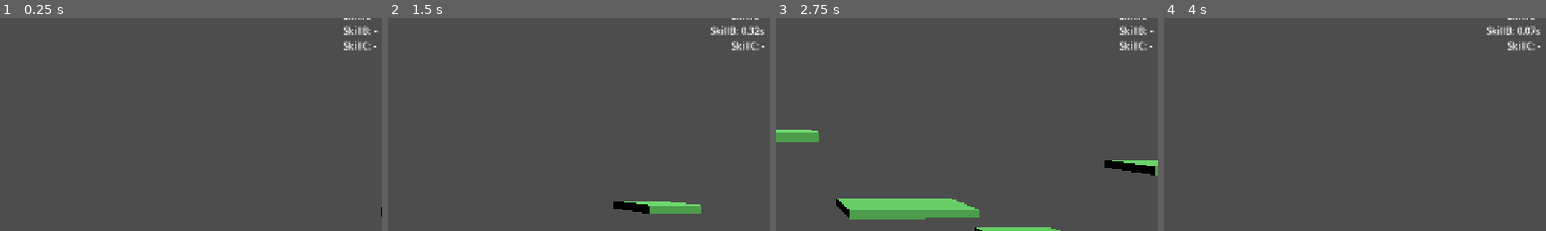
Above: before the commit, frames 1-4 (left to right).
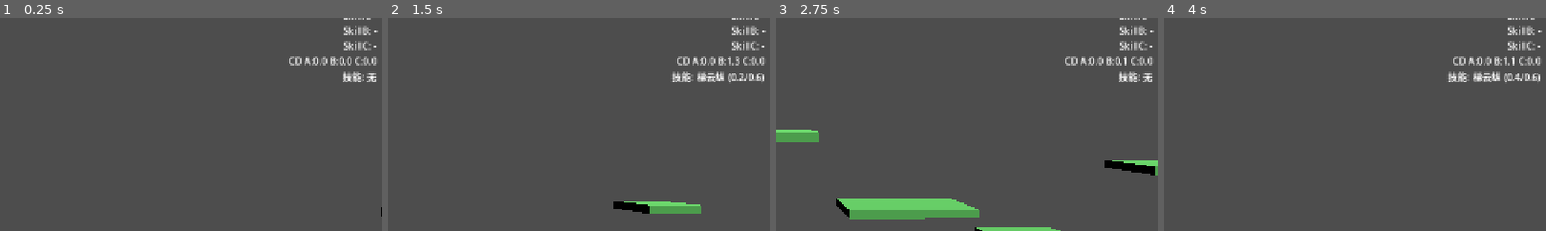
Above: after the commit, the same moments.

Repository: KStar001/GodotFly2
Game: Godot game, scene res://02scene/stage_001.tscn
Same seed, same stepped clock (60 frames per second), same inputs: the game is played once before the commit and once after it.
Inputs:
- Up to frame 1 (0.25 s): no input
- Up to frame 2 (1.5 s): click "跳跃" at 0.5 s; click "梯云纵" at 1.25 s
- Up to frame 3 (2.75 s): click "御风术" at 2 s
- Up to frame 4 (4 s): click "跳跃" at 2.75 s; click "梯云纵" at 3.5 s
The pictures show only the part of the screen within x 50-100%, y 10-60%; the shares and areas given below are measured in that part.

The runs differ from the first frame. In frame 1, 0.9% of the frame differs, in the area x 75-99%, y 17-31%; in frame 2, 1.7%, in the area x 74-99%, y 3-31%; in frame 3, 0.8%; in frame 4, 1.7%.

Commit message:
feat: 新建06ui/ui_hud.tscn+KsUIHud，UI控件从stage_001迁移统一管理

Diff:
--- /dev/null
+++ b/01code/KsUIHud.gd
@@ -0,0 +1,17 @@
+#---------------------------------------------------------------------------------------------------
+extends CanvasLayer
+class_name KsUIHud
+#---------------------------------------------------------------------------------------------------
+# 节点引用
+@onready var NodeJumpButton: Button   = $JumpButton
+@onready var NodeSkillBButton: Button = $SkillBButton
+@onready var NodeSkillCButton: Button = $SkillCButton
+@onready var NodeDebugLabel: Label    = $DebugLabel
+#---------------------------------------------------------------------------------------------------
+func _ready() -> void:
+	KsWorld.SetMainUIHud(self)
+#---------------------------------------------------------------------------------------------------
+# 更新调试文本
+func UpdateDebugText(Text: String) -> void:
+	NodeDebugLabel.text = Text
+#---------------------------------------------------------------------------------------------------
--- a/01code/KsWorld.gd
+++ b/01code/KsWorld.gd
@@ -14,6 +14,8 @@
 var CurPlayer: KsPlayer = null
 # 当前摄像机
 var CurCamera: KsCamera = null
+# 当前HUD
+var CurUIHud: KsUIHud = null
 # 输入缓冲模块
 var CompInput: KsInput = null
 #---------------------------------------------------------------------------------------------------
@@ -31,38 +33,23 @@
 	CompInput = KsInput.new()
 	add_child(CompInput)
 	await get_tree().process_frame
-	# 连接跳跃按钮
-	var JumpBtn = get_tree().root.find_child("JumpButton", true, false)
-	if JumpBtn != null:
-		JumpBtn.pressed.connect(func(): CompInput.OnCmdPressed(KsInput.ECmdType.Jump))
-	# 连接梯云纵按钮
-	var SkillBBtn = get_tree().root.find_child("SkillBButton", true, false)
-	if SkillBBtn != null:
-		SkillBBtn.pressed.connect(func(): CompInput.OnCmdPressed(KsInput.ECmdType.SkillB))
-	# 连接御风术按钮
-	var SkillCBtn = get_tree().root.find_child("SkillCButton", true, false)
-	if SkillCBtn != null:
-		SkillCBtn.pressed.connect(func(): CompInput.OnCmdPressed(KsInput.ECmdType.SkillC))
-	# 连接HUD debug Label
-	var DebugLabel = get_tree().root.find_child("DebugLabel", true, false)
-	if DebugLabel != null:
-		CompInput.set_meta("DebugLabel", DebugLabel)
+	if CurUIHud == null:
+		return
+	# 直接通过 KsUIHud 的节点引用连接按钮，不再 find_child 搜索
+	CurUIHud.NodeJumpButton.pressed.connect(func(): CompInput.OnCmdPressed(KsInput.ECmdType.Jump))
+	CurUIHud.NodeSkillBButton.pressed.connect(func(): CompInput.OnCmdPressed(KsInput.ECmdType.SkillB))
+	CurUIHud.NodeSkillCButton.pressed.connect(func(): CompInput.OnCmdPressed(KsInput.ECmdType.SkillC))
 #---------------------------------------------------------------------------------------------------
 func _process(_delta: float) -> void:
 	_UpdateDebugLabel()
 #---------------------------------------------------------------------------------------------------
 func _UpdateDebugLabel() -> void:
-	if CompInput == null:
-		return
-	if not CompInput.has_meta("DebugLabel"):
-		return
-	var DebugLabel = CompInput.get_meta("DebugLabel")
-	if not is_instance_valid(DebugLabel):
+	if CurUIHud == null or CompInput == null:
 		return
 	var Text: String = CompInput.GetDebugText()
 	if CurPlayer != null and CurPlayer.CompSkill != null:
 		Text += "\n" + CurPlayer.CompSkill.GetDebugText()
-	DebugLabel.text = Text
+	CurUIHud.UpdateDebugText(Text)
 #---------------------------------------------------------------------------------------------------
 func ChangeGameStep(NewStep: EGameStep) -> void:
 	if CurGameStep == NewStep:
@@ -89,3 +76,6 @@
 func SetMainCamera(Camera: KsCamera) -> void:
 	CurCamera = Camera
 #---------------------------------------------------------------------------------------------------
+func SetMainUIHud(UIHud: KsUIHud) -> void:
+	CurUIHud = UIHud
+#---------------------------------------------------------------------------------------------------
--- a/02scene/stage_001.tscn
+++ b/02scene/stage_001.tscn
@@ -1,9 +1,10 @@
-[gd_scene load_steps=17 format=3 uid="uid://gf2stage001"]
+[gd_scene load_steps=18 format=3 uid="uid://gf2stage001"]
 
 [ext_resource type="Script" uid="uid://cxtlpxj6pnler" path="res://01code/KsWorld.gd" id="1_world"]
 [ext_resource type="Script" uid="uid://da3cs2dxwj1a6" path="res://01code/KsCamera.gd" id="2_camera"]
 [ext_resource type="PackedScene" uid="uid://gf2player001" path="res://02scene/player_001.tscn" id="3_player"]
 [ext_resource type="PackedScene" uid="uid://gf2spike001" path="res://02scene/spike_001.tscn" id="4_spike"]
+[ext_resource type="PackedScene" uid="uid://gf2uihud" path="res://06ui/ui_hud.tscn" id="5_uihud"]
 
 [sub_resource type="BoxShape3D" id="Shape_ground"]
 size = Vector3(400, 0.4, 4)
@@ -300,51 +301,4 @@
 [node name="Spike04" parent="Spikes" instance=ExtResource("4_spike")]
 transform = Transform3D(1, 0, 0, 0, 1, 0, 0, 0, 1, 36, 0, 0)
 
-[node name="UI" type="CanvasLayer" parent="."]
-
-[node name="JumpButton" type="Button" parent="UI"]
-anchors_preset = 3
-anchor_left = 1.0
-anchor_top = 1.0
-anchor_right = 1.0
-anchor_bottom = 1.0
-offset_left = -160.0
-offset_top = -120.0
-offset_right = -40.0
-offset_bottom = -40.0
-text = "跳跃"
-
-[node name="SkillBButton" type="Button" parent="UI"]
-anchors_preset = 3
-anchor_left = 1.0
-anchor_top = 1.0
-anchor_right = 1.0
-anchor_bottom = 1.0
-offset_left = -280.0
-offset_top = -120.0
-offset_right = -170.0
-offset_bottom = -40.0
-text = "梯云纵"
-
-[node name="SkillCButton" type="Button" parent="UI"]
-anchors_preset = 3
-anchor_left = 1.0
-anchor_top = 1.0
-anchor_right = 1.0
-anchor_bottom = 1.0
-offset_left = -400.0
-offset_top = -120.0
-offset_right = -290.0
-offset_bottom = -40.0
-text = "御风术"
-
-[node name="DebugLabel" type="Label" parent="UI"]
-anchors_preset = 1
-anchor_left = 1.0
-anchor_right = 1.0
-offset_left = -220.0
-offset_top = 10.0
-offset_right = -10.0
-offset_bottom = 120.0
-text = "[InputBuffer]"
-horizontal_alignment = 2
+[node name="UIHud" parent="." instance=ExtResource("5_uihud")]
--- /dev/null
+++ b/06ui/ui_hud.tscn
@@ -0,0 +1,53 @@
+[gd_scene load_steps=2 format=3 uid="uid://gf2uihud"]
+
+[ext_resource type="Script" path="res://01code/KsUIHud.gd" id="1_uihud"]
+
+[node name="UIHud" type="CanvasLayer"]
+script = ExtResource("1_uihud")
+
+[node name="JumpButton" type="Button" parent="."]
+anchors_preset = 3
+anchor_left = 1.0
+anchor_top = 1.0
+anchor_right = 1.0
+anchor_bottom = 1.0
+offset_left = -160.0
+offset_top = -120.0
+offset_right = -40.0
+offset_bottom = -40.0
+text = "跳跃"
+
+[node name="SkillBButton" type="Button" parent="."]
+anchors_preset = 3
+anchor_left = 1.0
+anchor_top = 1.0
+anchor_right = 1.0
+anchor_bottom = 1.0
+offset_left = -280.0
+offset_top = -120.0
+offset_right = -170.0
+offset_bottom = -40.0
+text = "梯云纵"
+
+[node name="SkillCButton" type="Button" parent="."]
+anchors_preset = 3
+anchor_left = 1.0
+anchor_top = 1.0
+anchor_right = 1.0
+anchor_bottom = 1.0
+offset_left = -400.0
+offset_top = -120.0
+offset_right = -290.0
+offset_bottom = -40.0
+text = "御风术"
+
+[node name="DebugLabel" type="Label" parent="."]
+anchors_preset = 1
+anchor_left = 1.0
+anchor_right = 1.0
+offset_left = -220.0
+offset_top = 10.0
+offset_right = -10.0
+offset_bottom = 120.0
+text = "[InputBuffer]"
+horizontal_alignment = 2
